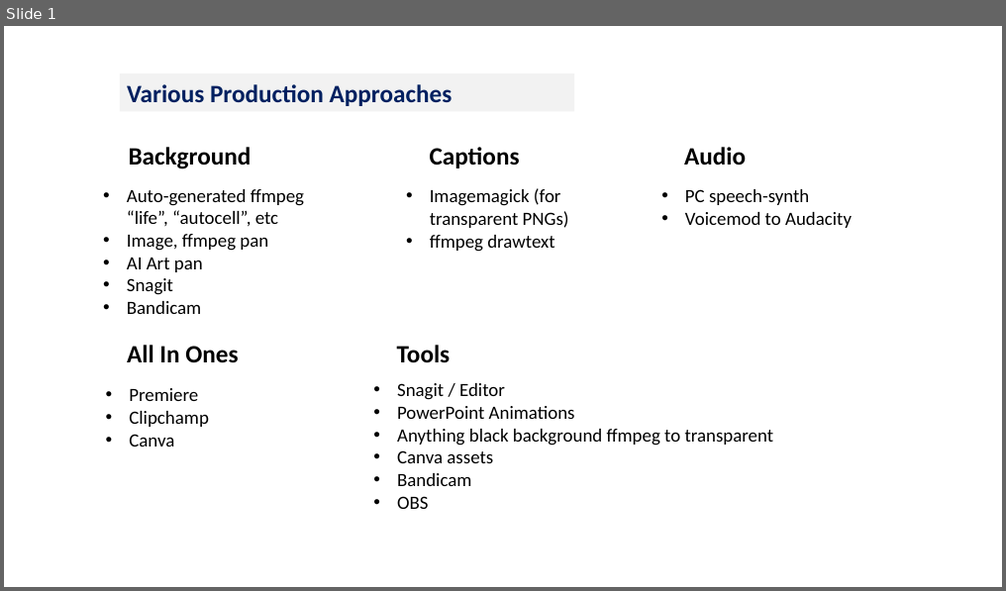
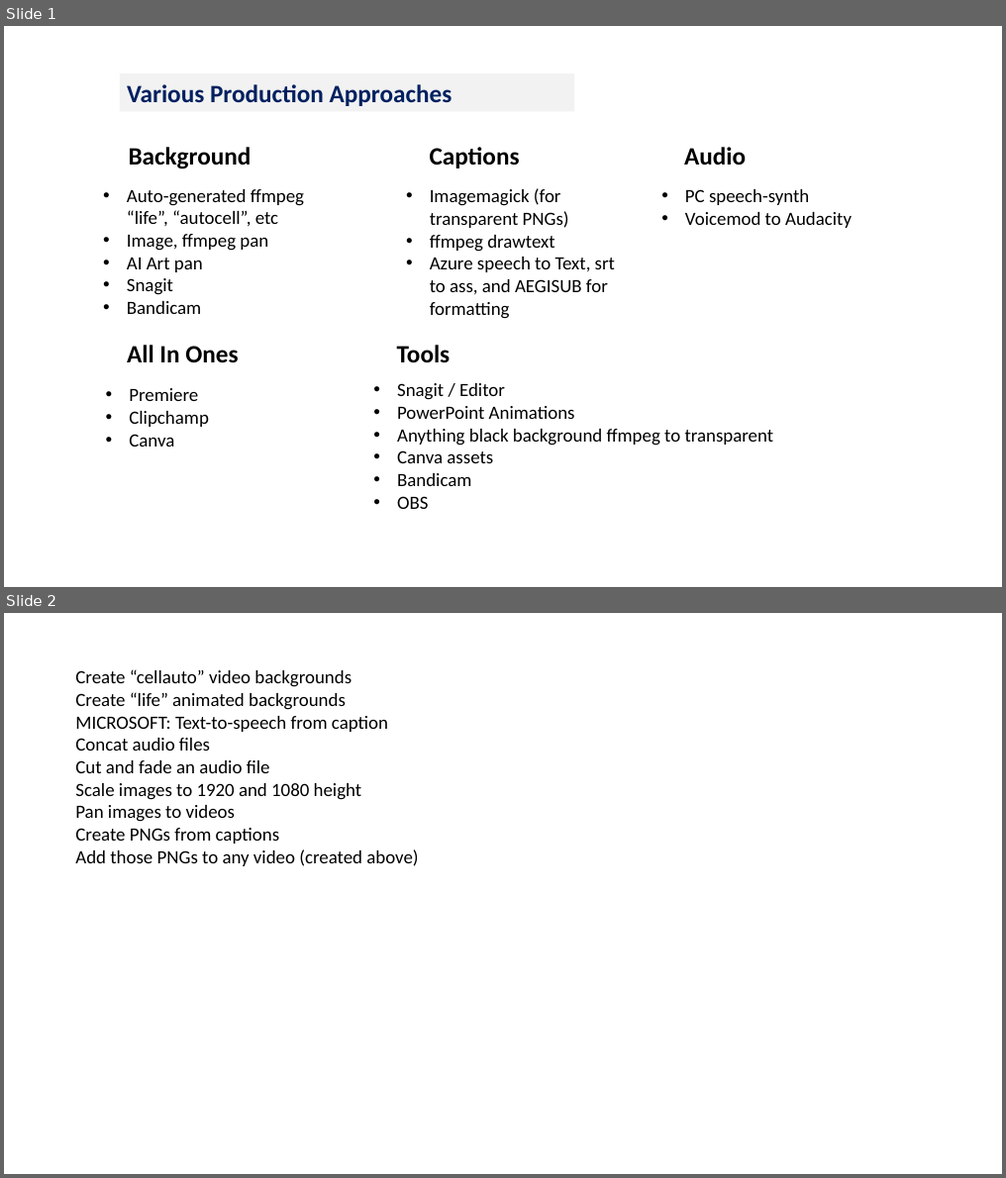
Before and after one commit to maxrottersman/headless_filmmaking, a slide deck: Tech_Options.pptx. Shown one above the other, each under a label of ours: slide 1 before the commit, slides 1 and 2 after it. The pictures are 1006x591 and 1006x1178 pixels, drawn with LibreOffice and Linux fonts; fonts in the diff are those of the drawing. Boxes give left, top, right and bottom in pixels: in the first picture for what was removed or moved away, otherwise in the second. Text is boxed around its words. In the diff, an @@ line names an element or a change of style, - is before the commit and + after.

```diff
--- a/Tech_Options.pptx
+++ b/Tech_Options.pptx
@@ slide 2 added at bbox=[4, 613, 1002, 1174], background #FFFFFF @@
@@ text added at bbox=[75, 669, 418, 866], 18 pt, text #000000 @@
+Create “cellauto” video backgrounds
+Create “life” animated backgrounds
+MICROSOFT: Text-to-speech from caption
+Concat audio files
+Cut and fade an audio file
+Scale images to 1920 and 1080 height
+Pan images to videos
+Create PNGs from captions
+Add those PNGs to any video (created above)
@@ slide 1 changed as well @@
@@ text at bbox=[430, 257, 615, 319]: paragraph added @@
+• Azure speech to Text, srt to ass, and AEGISUB for formatting
```
Also in this commit, not shown: 3 other files.
